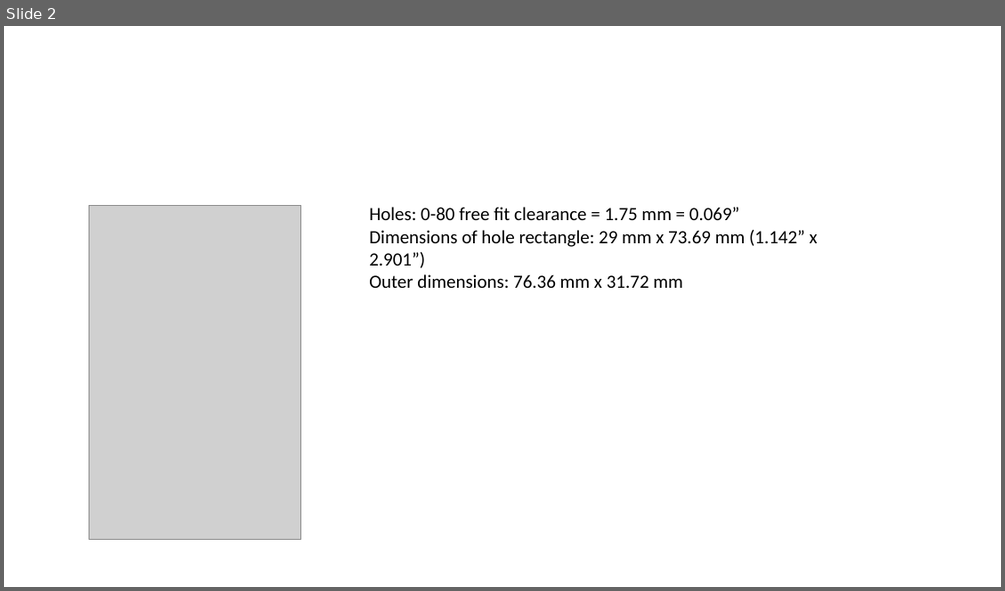
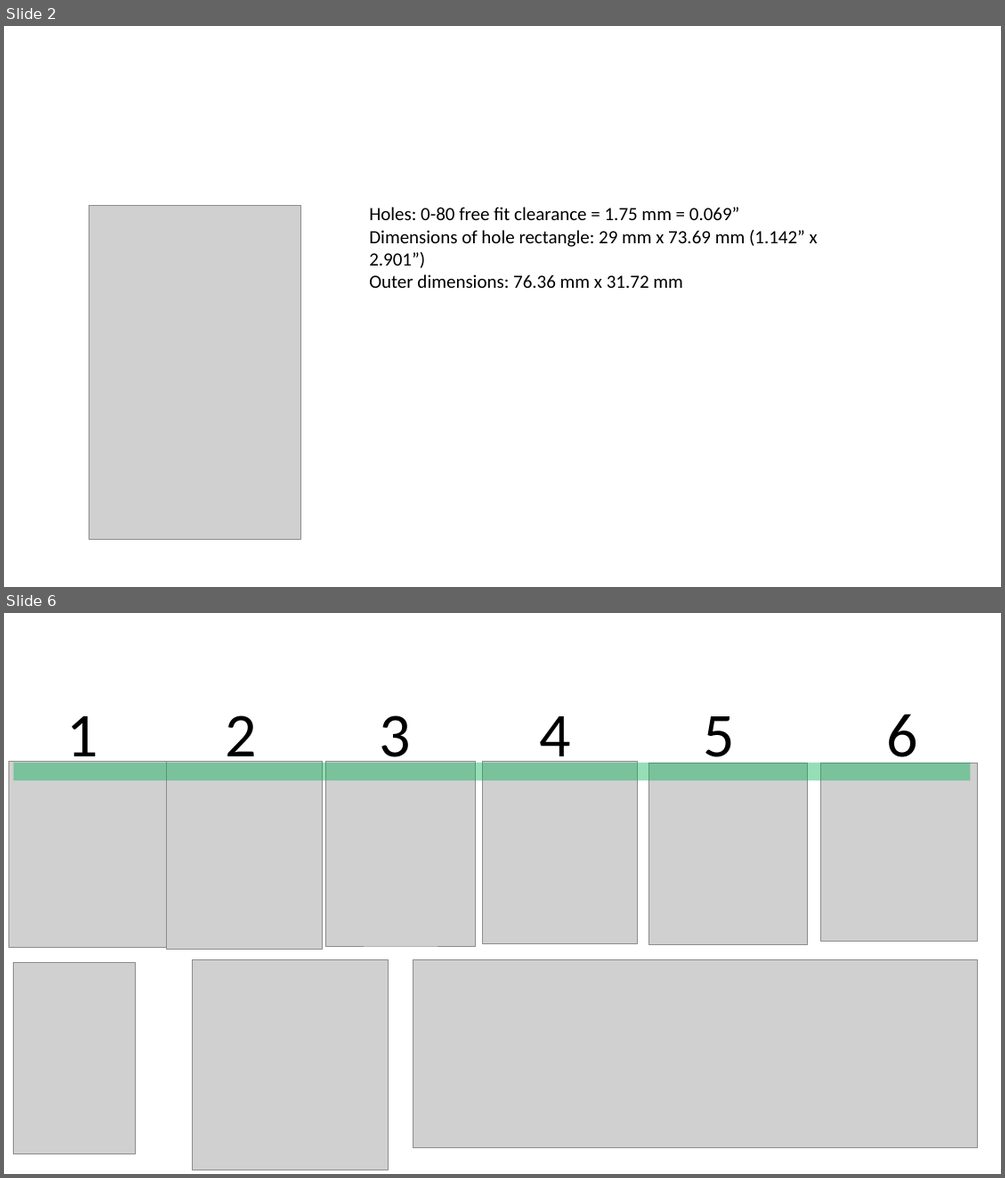
Before and after one commit to lafefspietz/MEMSduino, a slide deck: cryo-elec-mounting-details.pptx. Shown one above the other, each under a label of ours: slide 2 before the commit, slides 2 and 6 after it; the slides between them are not shown. The pictures are 1005x591 and 1005x1178 pixels, drawn with LibreOffice and Linux fonts; fonts in the diff are those of the drawing; grey boxes stand for pictures. Boxes give left, top, right and bottom in pixels: in the first picture for what was removed or moved away, otherwise in the second. Text is boxed around its words. In the diff, an @@ line names an element or a change of style, - is before the commit and + after.

```diff
--- a/cryo-elec-mounting-details.pptx
+++ b/cryo-elec-mounting-details.pptx
@@ slide 6 added at box(4, 613, 1001, 1174), background #FFFFFF @@
@@ text added at box(67, 716, 98, 771), 60 pt, text #000000 @@
+1
@@ text added at box(226, 715, 257, 771), 60 pt, text #000000 @@
+2
@@ text added at box(379, 715, 410, 771), 60 pt, text #000000 @@
+3
@@ text added at box(539, 716, 570, 771), 60 pt, text #000000 @@
+4
@@ text added at box(703, 716, 734, 771), 60 pt, text #000000 @@
+5
@@ text added at box(887, 714, 918, 771), 60 pt, text #000000 @@
+6
@@ picture added at box(8, 761, 169, 948) @@
@@ rectangle added at box(14, 763, 971, 780), fill #00B050 at 41% opacity @@
@@ picture added at box(167, 761, 323, 949) @@
@@ picture added at box(325, 761, 476, 946) @@
@@ picture added at box(483, 761, 638, 943) @@
@@ picture added at box(648, 763, 807, 945) @@
@@ picture added at box(821, 763, 978, 941) @@
@@ picture added at box(14, 962, 135, 1153) @@
@@ picture added at box(193, 960, 388, 1169) @@
@@ picture added at box(413, 960, 978, 1148) @@
```
Also in this commit, not shown: 3 other slides added.
